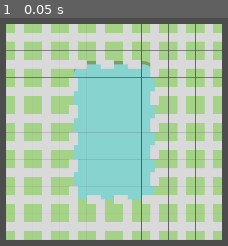
Above: before the commit, frame 1.
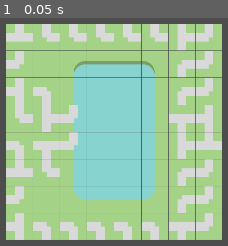
Above: after the commit, the same moment.

Repository: RobinHeij89/environmental-tycoon-godot
Game: Godot game, scene res://scenes/main.tscn
Same seed, same stepped clock (60 frames per second), same inputs: the game is played once before the commit and once after it.
Inputs:
- Up to frame 1 (0.05 s): no input

The runs differ from the first frame. In frame 1, 19% of the frame differs, in the area x 2-98%, y 6-98%.

Commit message:
chore: road manager

Diff:
--- a/environmental-tycoon/terrain/generator_component.gd
+++ b/environmental-tycoon/terrain/generator_component.gd
@@ -7,7 +7,7 @@
 	var x: int
 	var y: int
 	var type: TerrainTileType
-	var isValid: bool
+	var hasRoadTile: bool
 	var elevation: int
 	var treeHM: int
 
@@ -33,18 +33,30 @@
 	var data = JSON.parse_string(file.get_as_text())
 	return data
 
+func return_tile(x: int, y: int, arr: Array[Variant]):
+	var results = arr.filter(func(element): return element.x == x and element.y == y)
+	if results.size() == 0:
+		return null
+	else:
+		return results[0]
+
 func set_terrain_input_data(file_data: Variant):
 	terrain_input_data.chunkAmount = file_data.chunkAmount
 	terrain_input_data.chunkSize = file_data.chunkSize
 	terrain_input_data.uuid = file_data.uuid
 	terrain_input_data.displayName = file_data.displayName
-	for terrainTile in file_data.terrainTiles:
+	for idx in file_data.terrainTiles.size():
+		var terrainTile = file_data.terrainTiles[idx]
 		var terrainTileObject = TerrainTile.new()
 		terrainTileObject.x = terrainTile.x
 		terrainTileObject.y = terrainTile.y
 		terrainTileObject.type = terrainTile.type
-		terrainTileObject.isValid = terrainTile.isValid if terrainTile.has("isValid") else false
 		terrainTileObject.elevation = terrainTile.elevation
 		terrainTileObject.treeHM = terrainTile.treeHM
 		terrain_input_data.terrainTiles.append(terrainTileObject)
-	# check roadTiles and assign a roadTile texture
+		# check roadTiles and assign a roadTile texture
+		var roadTile = return_tile(terrainTile.x, terrainTile.y, file_data.roadTiles)
+		if roadTile:
+			terrainTileObject.hasRoadTile = true
+		else:
+			terrainTileObject.hasRoadTile = false
--- a/environmental-tycoon/terrain/terrain_render_component.gd
+++ b/environmental-tycoon/terrain/terrain_render_component.gd
@@ -76,7 +76,7 @@
 	return a.type if coalesce(a,b) else b
 
 func coalesce_road(a,b):
-	return a.type == GeneratorComponent.TerrainTileType.GRASS if coalesce(a,b) else b
+	return a.hasRoadTile if coalesce(a,b) else b
 
 func return_texture(tile: GeneratorComponent.TerrainTile, terrain_data: Array[GeneratorComponent.TerrainTile]):
 	var north = coalesce_type(return_tile(tile.x, tile.y+1, terrain_data), GeneratorComponent.TerrainTileType.WATER)
@@ -111,6 +111,9 @@
 	return texture
 
 func return_road_texture(tile: GeneratorComponent.TerrainTile, terrain_data: Array[GeneratorComponent.TerrainTile]):
+	# Check if this is even correct..
+	# We need the neighbours of all tiles, and check if there is a road, but also itself.
+	# The grid should NOT be a dualgrid now. It should be on the original grid.
 	var north = coalesce_road(return_tile(tile.x, tile.y+1, terrain_data), false)
 	var north_east = coalesce_road(return_tile(tile.x+1, tile.y+1, terrain_data), false)
 	var east = coalesce_road(return_tile(tile.x+1, tile.y, terrain_data), false)
